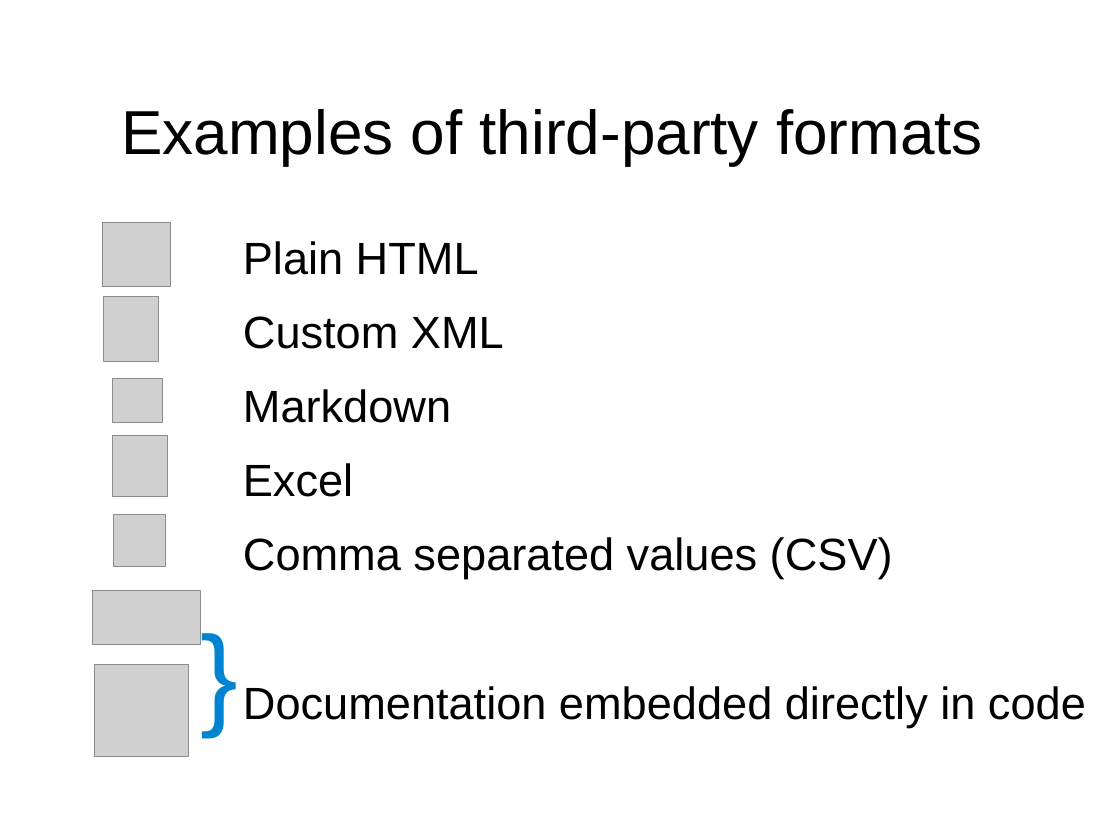
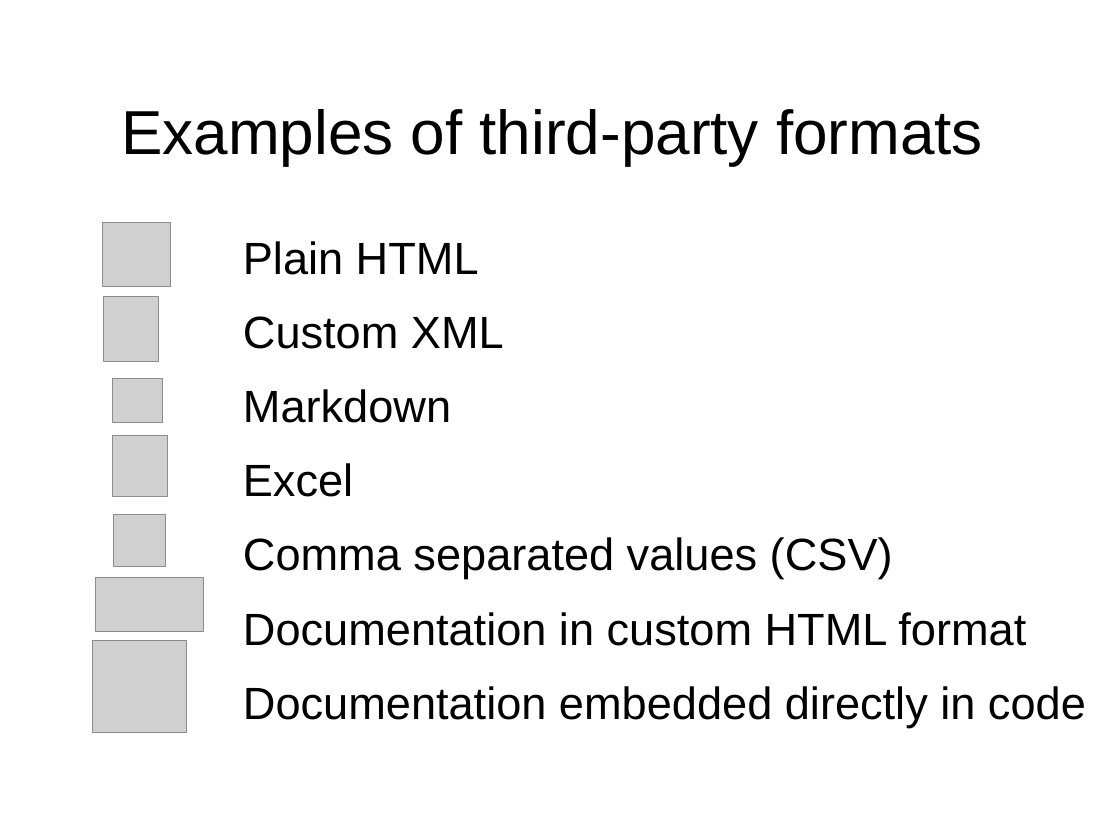
Before and after one commit to oxygenxml/dita-glass, a slide deck: slide 18 of presentation_DITA_Glass.odp (slide 23 before the commit). Drawn at 1120x840 pixels with LibreOffice and Linux fonts; fonts in the diff are those of the drawing; grey boxes stand for pictures; background and template pictures are left out. Boxes give left, top, right and bottom in pixels: in the first picture for what was removed or moved away, otherwise in the second. Text is boxed around its words. In the diff, an @@ line names an element or a change of style, - is before the commit and + after.

```diff
--- a/presentation_DITA_Glass.odp
+++ b/presentation_DITA_Glass.odp
@@ picture: place and size @@
-picture at box(92, 590, 201, 644)
+picture at box(96, 577, 204, 631)
@@ text removed at box(191, 598, 249, 734) @@
-}
@@ text at box(243, 612, 1026, 646): paragraph added @@
+Documentation in custom HTML format
@@ picture: place and size @@
-picture at box(95, 665, 189, 757)
+picture at box(92, 640, 187, 733)
```
Also in this commit, not shown: 9 other slides changed, 7 slides added, 13 slides removed.
